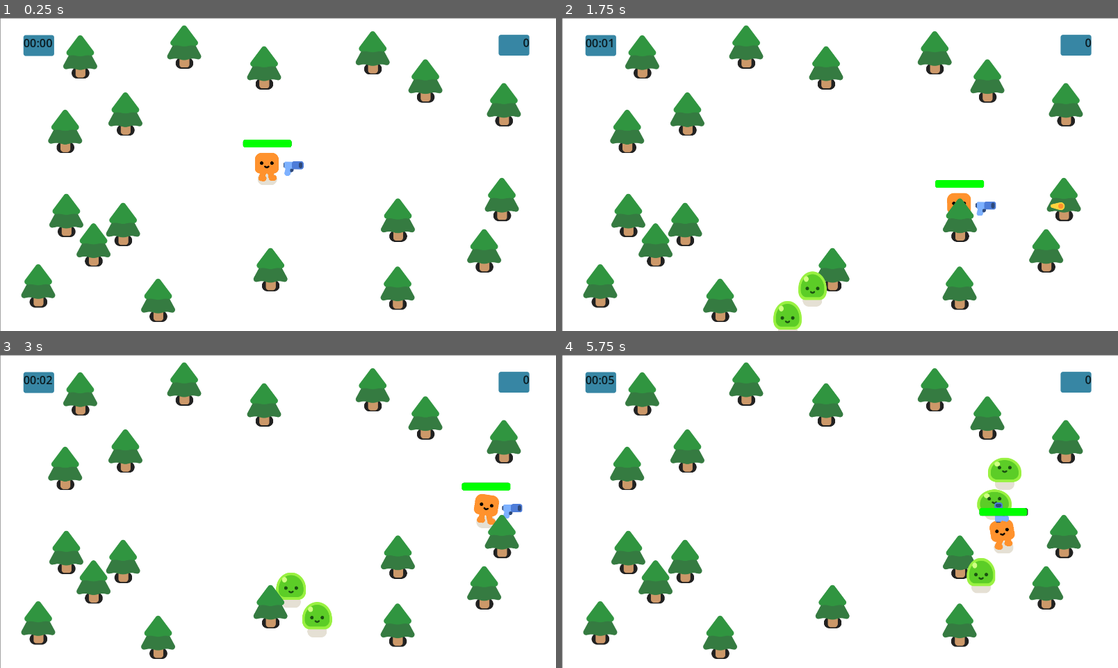
Above: before the commit, frames 1-4 (two rows, left to right).
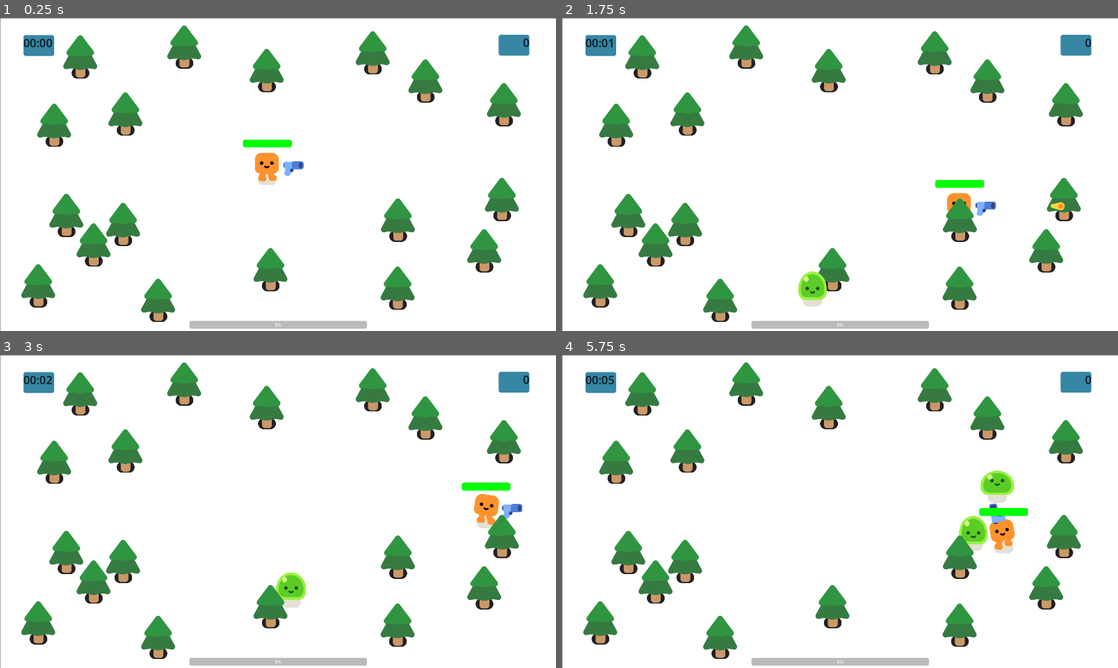
Above: after the commit, the same moments.

Repository: Masone1811/survival_battle
Game: Godot game, scene res://Survivor Game.tscn
Two runs of this game, one before a commit and one after it. Both use one fixed random seed, a clock stepped at 60 frames per second and the inputs below.
Inputs:
- Up to frame 1 (0.25 s): no input
- Up to frame 2 (1.75 s): hold D (move_right) 0.53-1.28 s; hold S (move_down) from 1.28 s (still down)
- Up to frame 3 (3 s): release S (move_down) at 2.03 s; hold D (move_right) 2.03-2.78 s; hold W (move_up) from 2.78 s (still down)
- Up to frame 4 (5.75 s): release W (move_up) at 3.53 s; hold A (move_left) 3.53-5.03 s; hold S (move_down) from 5.03 s (still down)

The runs differ from the first frame. In frame 1, 1.8% of the frame differs, in the area x 6-66%, y 8-100%; in frame 2, 2.1%; in frame 3, 2.3%; in frame 4, 3.6%, in the area x 6-84%, y 8-100%.

Commit message:
Loop Implementation
Implemented a round system where every 30 seconds the round resets which increases the spawn rate and damage of the enemies.

Added an xp system where killing enemies grants xp to level up

When leveling up the player can choose to upgrade their damage, fire rate, or max health

Diff:
--- a/Survivor Game.tscn
+++ b/Survivor Game.tscn
@@ -20,6 +20,10 @@
 font_size = 39
 font_color = Color(0, 0, 0, 1)
 outline_color = Color(1, 0.99215686, 1, 1)
+
+[sub_resource type="LabelSettings" id="LabelSettings_nyt22"]
+font_size = 45
+font_color = Color(0, 0, 0, 1)
 
 [node name="Game" type="Node2D" unique_id=1991420748]
 y_sort_enabled = true
@@ -34,16 +38,14 @@
 [node name="CanvasLayer" type="CanvasLayer" parent="." unique_id=1500965773]
 layer = -1
 
-[node name="ColorRect" type="ColorRect" parent="CanvasLayer" unique_id=1514317463]
+[node name="BackgroundColor" type="ColorRect" parent="CanvasLayer" unique_id=1514317463]
+unique_name_in_owner = true
 offset_left = 1.0
 offset_top = 1.0
 offset_right = 1921.0
 offset_bottom = 1083.0
 metadata/_edit_use_anchors_ = true
 
-[node name="PineTree" parent="CanvasLayer/ColorRect" unique_id=1149868711 instance=ExtResource("2_ony8i")]
-position = Vector2(225, 444)
-
 [node name="Player" parent="." unique_id=814097230 instance=ExtResource("1_jkuhc")]
 position = Vector2(923, 556)
 
@@ -54,35 +56,6 @@
 [node name="PathFollow2D" type="PathFollow2D" parent="Player/Path2D" unique_id=32687685]
 unique_name_in_owner = true
 position = Vector2(-191, -247)
-
-[node name="PineTree" parent="." unique_id=1487322421 instance=ExtResource("2_ony8i")]
-position = Vector2(434, 385)
-
-[node name="PineTree2" parent="." unique_id=622589231 instance=ExtResource("2_ony8i")]
-position = Vector2(324, 837)
-
-[node name="PineTree3" parent="." unique_id=1219377300 instance=ExtResource("2_ony8i")]
-position = Vector2(935, 922)
-
-[node name="PineTree4" parent="." unique_id=174806683 instance=ExtResource("2_ony8i")]
-position = Vector2(1470, 271)
-
-[node name="PineTree5" parent="." unique_id=664165290 instance=ExtResource("2_ony8i")]
-position = Vector2(1375, 751)
-
-[node name="PineTree6" parent="." unique_id=1670209251 instance=ExtResource("2_ony8i")]
-position = Vector2(913, 226)
-
-[node name="PineTree7" parent="." unique_id=1135157824 instance=ExtResource("2_ony8i")]
-position = Vector2(426, 766)
-
-[node name="PineTree8" parent="." unique_id=880972145 instance=ExtResource("2_ony8i")]
-position = Vector2(230, 735)
-
-[node name="Timer" type="Timer" parent="." unique_id=2097457559]
-unique_name_in_owner = true
-wait_time = 0.4
-autostart = true
 
 [node name="GameOver" type="CanvasLayer" parent="." unique_id=1821051912]
 unique_name_in_owner = true
@@ -141,20 +114,6 @@
 [node name="UILayer" type="CanvasLayer" parent="." unique_id=1043188422]
 layer = 10
 
-[node name="SurvivalTimer" type="Label" parent="UILayer" unique_id=316502607]
-unique_name_in_owner = true
-modulate = Color(0.0627451, 0.69803923, 0.9372549, 0.8156863)
-light_mask = 0
-visibility_layer = 512
-offset_left = 81.0
-offset_top = 59.0
-offset_right = 187.0
-offset_bottom = 131.0
-theme_override_font_sizes/font_size = 15
-theme_override_styles/normal = SubResource("StyleBoxFlat_ony8i")
-text = "00:00"
-label_settings = SubResource("LabelSettings_ony8i")
-
 [node name="KillCounter" type="Label" parent="UILayer" unique_id=1076641473]
 unique_name_in_owner = true
 modulate = Color(0.0627451, 0.69803923, 0.9372549, 0.8156863)
@@ -170,6 +129,124 @@
 label_settings = SubResource("LabelSettings_ony8i")
 horizontal_alignment = 2
 
+[node name="SurvivalTimer" type="Label" parent="UILayer" unique_id=316502607]
+unique_name_in_owner = true
+modulate = Color(0.0627451, 0.69803923, 0.9372549, 0.8156863)
+light_mask = 0
+visibility_layer = 512
+offset_left = 81.0
+offset_top = 59.0
+offset_right = 187.0
+offset_bottom = 131.0
+theme_override_font_sizes/font_size = 15
+theme_override_styles/normal = SubResource("StyleBoxFlat_ony8i")
+text = "00:00"
+label_settings = SubResource("LabelSettings_ony8i")
+
+[node name="XPBar" type="ProgressBar" parent="UILayer" unique_id=1124903633]
+unique_name_in_owner = true
+offset_left = 654.0
+offset_top = 1045.0
+offset_right = 1267.0
+offset_bottom = 1072.0
+
+[node name="LevelLabel" type="Label" parent="UILayer" unique_id=710044740]
+unique_name_in_owner = true
+offset_left = 918.0
+offset_top = 1010.0
+offset_right = 1003.0
+offset_bottom = 1033.0
+
+[node name="RoundLabel" type="Label" parent="UILayer" unique_id=1314703954]
+unique_name_in_owner = true
+visible = false
+offset_left = 844.0
+offset_top = 55.0
+offset_right = 1074.0
+offset_bottom = 184.0
+theme_override_colors/font_color = Color(0, 0, 0, 0)
+theme_override_font_sizes/font_size = 18
+text = "1
+"
+label_settings = SubResource("LabelSettings_nyt22")
+horizontal_alignment = 1
+
+[node name="LevelUpPanel" type="Panel" parent="UILayer" unique_id=977549070]
+unique_name_in_owner = true
+process_mode = 2
+visible = false
+offset_left = 488.0
+offset_top = 259.0
+offset_right = 1433.0
+offset_bottom = 878.0
+
+[node name="Label" type="Label" parent="UILayer/LevelUpPanel" unique_id=859182842]
+layout_mode = 0
+offset_left = 329.0
+offset_top = 28.0
+offset_right = 615.0
+offset_bottom = 111.0
+text = "Level up!
+		Choose your upgrade"
+horizontal_alignment = 1
+
+[node name="DamageButton" type="Button" parent="UILayer/LevelUpPanel" unique_id=109976260]
+unique_name_in_owner = true
+layout_mode = 0
+offset_left = 38.0
+offset_top = 115.0
+offset_right = 295.0
+offset_bottom = 502.0
+text = "Increase Your Damage"
+
+[node name="FireRateButton" type="Button" parent="UILayer/LevelUpPanel" unique_id=33417931]
+unique_name_in_owner = true
+layout_mode = 0
+offset_left = 340.0
+offset_top = 118.0
+offset_right = 597.0
+offset_bottom = 501.0
+text = "Increase Your FireRate"
+
+[node name="HealthButton" type="Button" parent="UILayer/LevelUpPanel" unique_id=2002646020]
+unique_name_in_owner = true
+layout_mode = 0
+offset_left = 644.0
+offset_top = 115.0
+offset_right = 899.0
+offset_bottom = 503.0
+text = "Increase Your Max Health and
+Heal to Full"
+
+[node name="Timer" type="Timer" parent="." unique_id=2097457559]
+unique_name_in_owner = true
+wait_time = 0.4
+autostart = true
+
+[node name="PineTree" parent="." unique_id=1487322421 instance=ExtResource("2_ony8i")]
+position = Vector2(434, 385)
+
+[node name="PineTree2" parent="." unique_id=622589231 instance=ExtResource("2_ony8i")]
+position = Vector2(324, 837)
+
+[node name="PineTree3" parent="." unique_id=1219377300 instance=ExtResource("2_ony8i")]
+position = Vector2(935, 922)
+
+[node name="PineTree4" parent="." unique_id=174806683 instance=ExtResource("2_ony8i")]
+position = Vector2(1470, 271)
+
+[node name="PineTree5" parent="." unique_id=664165290 instance=ExtResource("2_ony8i")]
+position = Vector2(1375, 751)
+
+[node name="PineTree6" parent="." unique_id=1670209251 instance=ExtResource("2_ony8i")]
+position = Vector2(922, 235)
+
+[node name="PineTree7" parent="." unique_id=1135157824 instance=ExtResource("2_ony8i")]
+position = Vector2(426, 766)
+
+[node name="PineTree8" parent="." unique_id=880972145 instance=ExtResource("2_ony8i")]
+position = Vector2(230, 735)
+
 [node name="PineTree9" parent="." unique_id=290362282 instance=ExtResource("2_ony8i")]
 position = Vector2(278, 188)
 
@@ -197,5 +274,11 @@
 [node name="PineTree17" parent="." unique_id=1241105176 instance=ExtResource("2_ony8i")]
 position = Vector2(637, 154)
 
+[node name="PineTree18" parent="." unique_id=1149868711 instance=ExtResource("2_ony8i")]
+position = Vector2(188, 424)
+
 [connection signal="health_depleted" from="Player" to="." method="_on_player_health_depleted"]
+[connection signal="pressed" from="UILayer/LevelUpPanel/DamageButton" to="." method="_on_damage_button_pressed"]
+[connection signal="pressed" from="UILayer/LevelUpPanel/FireRateButton" to="." method="_on_fire_rate_button_pressed"]
+[connection signal="pressed" from="UILayer/LevelUpPanel/HealthButton" to="." method="_on_health_button_pressed"]
 [connection signal="timeout" from="Timer" to="." method="_on_timer_timeout"]
--- a/bullet.gd
+++ b/bullet.gd
@@ -2,6 +2,7 @@
 
 var travelled_distance = 0
 
+var damage = 1
 
 func _physics_process(delta):
 	const SPEED = 1000
@@ -18,4 +19,4 @@
 func _on_body_entered(body: Node2D) -> void:
 	queue_free()
 	if body.has_method("take_damage"):
-		body.take_damage()
+		body.take_damage(damage)
--- a/gun.gd
+++ b/gun.gd
@@ -1,4 +1,16 @@
 extends Area2D
+
+var damage = 1
+
+func upgrade_damage():
+	damage += 1
+	print("Damage: ", damage)
+
+func upgrade_fire_rate():
+	$Timer.wait_time *= 0.85
+	$Timer.wait_time = max($Timer.wait_time, 0.1)
+
+	print("Fire rate timer is now: ", $Timer.wait_time)
 
 
 func _physics_process(delta):
@@ -12,6 +24,9 @@
 	"res://bullet.tscn"
 	const BULLET = preload("res://bullet.tscn")
 	var new_bullet = BULLET.instantiate()
+
+	new_bullet.damage = damage
+
 	%ShootingPoint.add_child(new_bullet)
 	new_bullet.global_position = %ShootingPoint.global_position
 	new_bullet.global_rotation = %ShootingPoint.global_rotation
--- a/mob.gd
+++ b/mob.gd
@@ -3,6 +3,7 @@
 signal killed
 
 var health = 4
+var damage = 5.0
 
 @onready var player = get_node("/root/Game/Player")
 
@@ -14,12 +15,14 @@
 	velocity = direction * 300.0
 	move_and_slide()
 
+func get_damage():
+	return damage
 
-func take_damage():
-	health = health - 1
+func take_damage(damage):
+	health -= damage
 	%Slime.play_hurt()
 
-	if health == 0:
+	if health <= 0:
 		killed.emit()
 		queue_free()
 
--- a/player.gd
+++ b/player.gd
@@ -2,9 +2,16 @@
 
 signal health_depleted
 
-var health = 100.0
+var max_health = 100.0
+var health = max_health
+
+var damage_rate = 5.0
 
 var screen_size = Vector2(1920, 1080)
+
+func increase_enemy_damage():
+	damage_rate += 5.0
+	print("Enemy damage rate is now: ", damage_rate)
 
 func _physics_process(delta):
 	var direction = Input.get_vector("move_left","move_right","move_up","move_down")
@@ -20,8 +27,8 @@
 	const DAMAGE_RATE = 5.0
 	var overlapping_mobs = %HurtBox.get_overlapping_bodies()
 	if overlapping_mobs.size() > 0:
-		health -= DAMAGE_RATE * overlapping_mobs.size() * delta
-		%ProgressBar.value = health
+		health -= damage_rate * overlapping_mobs.size() * delta
+		%HealthBar.value = health
 		if health <= 0.0:
 			health_depleted.emit()
 
@@ -35,3 +42,20 @@
 		position.y = 0
 	if position.y < 0:
 		position.y = screen_size.y
+
+func upgrade_damage():
+	$Gun.upgrade_damage()
+
+
+func upgrade_fire_rate():
+	$Gun.upgrade_fire_rate()
+
+
+func upgrade_health():
+	max_health += 10.0
+	health += max_health
+
+	%HealthBar.max_value = max_health
+	%HealthBar.value = health
+
+	print("Health upgraded: ", health, " / ", max_health)
--- a/player.tscn
+++ b/player.tscn
@@ -24,7 +24,7 @@
 corner_radius_bottom_right = 8
 corner_radius_bottom_left = 8
 
-[node name="Player" type="CharacterBody2D" unique_id=814097230]
+[node name="Player" type="CharacterBody2D" unique_id=814097230 groups=["get_tree().get_first_node_in_group(\"player\")"]]
 script = ExtResource("1_onrkg")
 
 [node name="HappyBoo" parent="." unique_id=847432199 instance=ExtResource("1_4flbx")]
@@ -47,7 +47,7 @@
 shape = SubResource("CircleShape2D_8ib2y")
 debug_color = Color(0.93407845, 2.1081269e-05, 0.644098, 0.41960785)
 
-[node name="ProgressBar" type="ProgressBar" parent="." unique_id=1021529276]
+[node name="HealthBar" type="ProgressBar" parent="." unique_id=1021529276]
 unique_name_in_owner = true
 offset_left = -84.0
 offset_top = -136.0
--- a/survivor_game.gd
+++ b/survivor_game.gd
@@ -2,43 +2,181 @@
 
 
 var survival_time = 0.0
+
+# Spawn settings
+var starting_spawn_time = 2.0
 var spawn_time = 2.0
-var min_spawn_time = 0.5
-var spawn_rate = .01
+var min_spawn_time = 0.4
+var spawn_time_decrease = 0.8
 
+# Round settings
+var cycle_time = 0.0
+var cycle_length = 30.0
+var cycle_count = 1
+
+# Mob difficulty
+var mob_starting_health = 4
+var mob_health_increase = 2
+
+# Stats
 var kill_count = 0
 
+var xp = 0
+var level = 1
+var xp_needed = 5
+
+var background_colors = [
+	Color("#202040"),
+	Color("#402020"),
+	Color("#204020"),
+	Color("#403020"),
+	Color("#302040")
+]
+
+func _ready():
+	%XPBar.min_value = 0
+	%XPBar.max_value = xp_needed
+	%XPBar.value = xp
+
+	%LevelLabel.text = "Level %d" % level
+	%RoundLabel.text = "%d" % cycle_count
+	%LevelUpPanel.visible = false
+
+	%Timer.wait_time = spawn_time
+
+
+
+func change_background_color():
+	var color_index = (cycle_count - 1) % background_colors.size()
+	%BackgroundColor.color = background_colors[color_index]
 
 func _process(delta):
 	survival_time += delta
+	cycle_time += delta
 
 	var minutes = int(survival_time) / 60
 	var seconds = int(survival_time) % 60
 
 	%SurvivalTimer.text = "%02d:%02d" % [minutes, seconds]
 
+	if cycle_time >= cycle_length:
+		cycle_time -= cycle_length
+		start_new_round()
+
+
+func start_new_round():
+	cycle_count += 1
+
+	%RoundLabel.text = "%d" % cycle_count
+
+	# Remove all currently living mobs
+	for mob in get_tree().get_nodes_in_group("mobs"):
+		mob.queue_free()
+
+	# Make mobs spawn faster
+	spawn_time = starting_spawn_time - ((cycle_count - 1) * spawn_time_decrease)
+	spawn_time = max(spawn_time, min_spawn_time)
+
+	%Timer.wait_time = spawn_time
+
+	# Increase damage mobs deal when touching player
+	$Player.increase_enemy_damage()
+
+	# Change background color
+	change_background_color()
+
+	print("Round: ", cycle_count)
+	print("Spawn time: ", spawn_time)
+
+
+func add_xp(amount):
+	xp += amount
+
+	if xp >= xp_needed:
+		level_up()
+	else:
+		update_xp_bar()
+
+
+func update_xp_bar():
+	%XPBar.max_value = xp_needed
+	%XPBar.value = xp
+
+
+func level_up():
+	xp = 0
+
+	level += 1
+	xp_needed += 5
+
+	%LevelLabel.text = "Level %d" % level
+
+	update_xp_bar()
+
+	%LevelUpPanel.visible = true
+
+	get_tree().paused = true
+
+
+# -------------------------
+# LEVEL UP CHOICES
+# -------------------------
+
+func _on_damage_button_pressed():
+	$Player.upgrade_damage()
+	close_level_up()
+
+
+func _on_fire_rate_button_pressed():
+	$Player.upgrade_fire_rate()
+	close_level_up()
+
+
+func _on_health_button_pressed():
+	$Player.upgrade_health()
+	close_level_up()
+
+
+func close_level_up():
+	%LevelUpPanel.visible = false
+	get_tree().paused = false
+
+
+# -------------------------
+# MOB SPAWNING
+# -------------------------
 
 func spawn_mob():
 	var new_mob = preload("res://mob.tscn").instantiate()
 
 	new_mob.killed.connect(on_mob_killed)
 
+	new_mob.add_to_group("mobs")
+
+	# Increase mob health every round
+	new_mob.health = mob_starting_health + ((cycle_count - 1) * mob_health_increase)
+
 	%PathFollow2D.progress_ratio = randf()
 	new_mob.global_position = %PathFollow2D.global_position
+
 	add_child(new_mob)
+
 
 func on_mob_killed():
 	kill_count += 1
+
 	%KillCounter.text = "%d" % kill_count
+
+	add_xp(5)
 
 
 func _on_timer_timeout():
 	spawn_mob()
 
-	var new_spawn_time = spawn_time - (survival_time * spawn_rate)
 
-	%Timer.wait_time = max(new_spawn_time, min_spawn_time)
-
+# -------------------------
+# GAME OVER
+# -------------------------
 
 func _on_player_health_depleted() -> void:
 	var minutes = int(survival_time) / 60
@@ -47,7 +185,7 @@
 	%SurvivalTimer.visible = false
 	%KillCounter.visible = false
 
-	%TimeSurvived.text =  "You Survived For: %02d:%02d" % [minutes, seconds]
+	%TimeSurvived.text = "You Survived For: %02d:%02d" % [minutes, seconds]
 	%MobsKilled.text = "Mobs Killed: %d" % kill_count
 
 	%GameOver.visible = true
